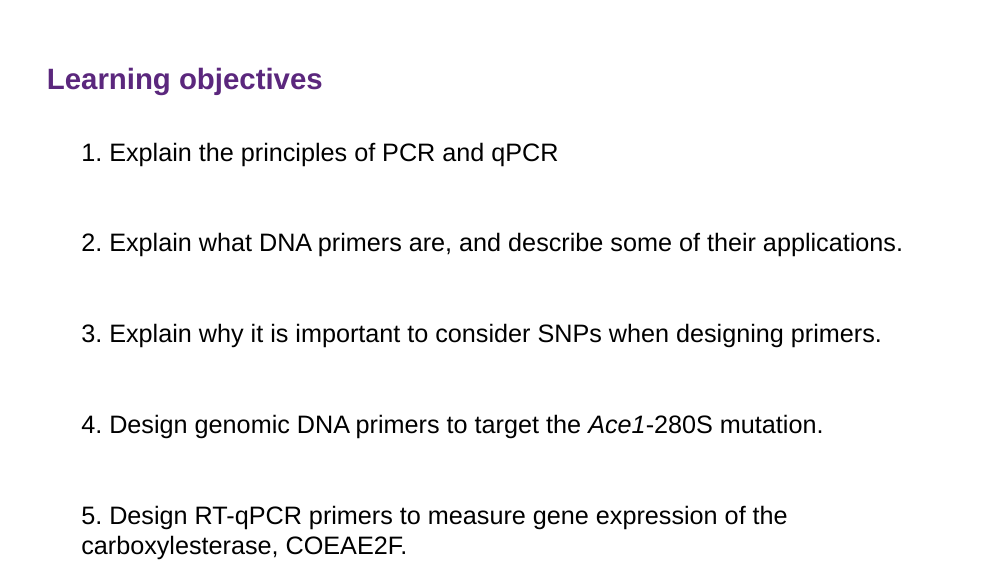
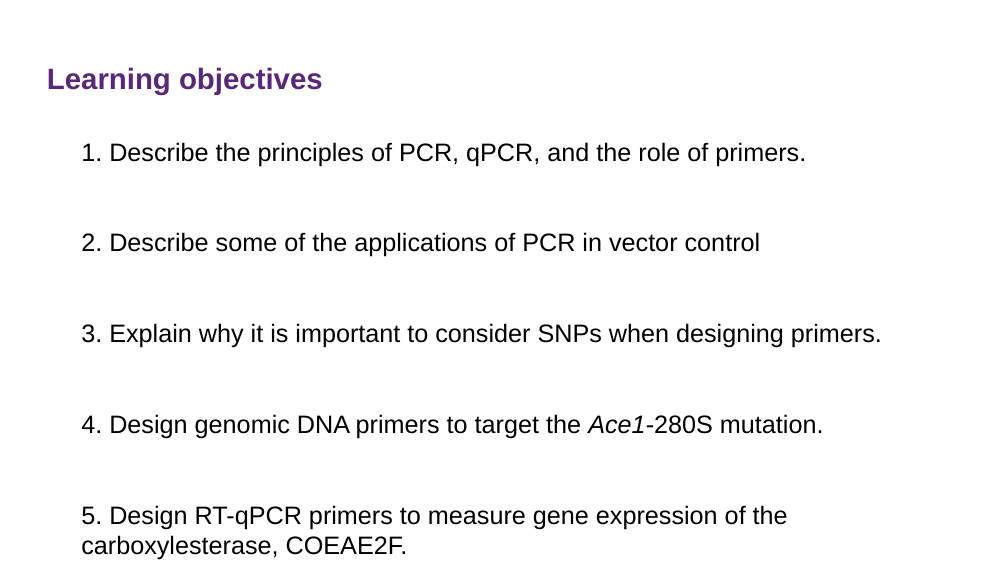
Before and after one commit to sanjaynagi/AnoPrimer, a slide deck: slide 2 of agamPrimer.odp. Drawn at 1008x567 pixels with LibreOffice and Linux fonts; fonts in the diff are those of the drawing; background and template pictures are left out. Boxes give left, top, right and bottom in pixels: in the first picture for what was removed or moved away, otherwise in the second. Text is boxed around its words. In the diff, an @@ line names an element or a change of style, - is before the commit and + after.

```diff
--- a/agamPrimer.odp
+++ b/agamPrimer.odp
@@ text at (81,142,806,257): text changed @@
-1. Explain the principles of PCR and qPCR
-2. Explain what DNA primers are, and describe some of their applications.
+1. Describe the principles of PCR, qPCR, and the role of primers.
+2. Describe some of the applications of PCR in vector control
```
Also in this commit, not shown: 8 other slides changed, 1 slide removed, 2 other files.
